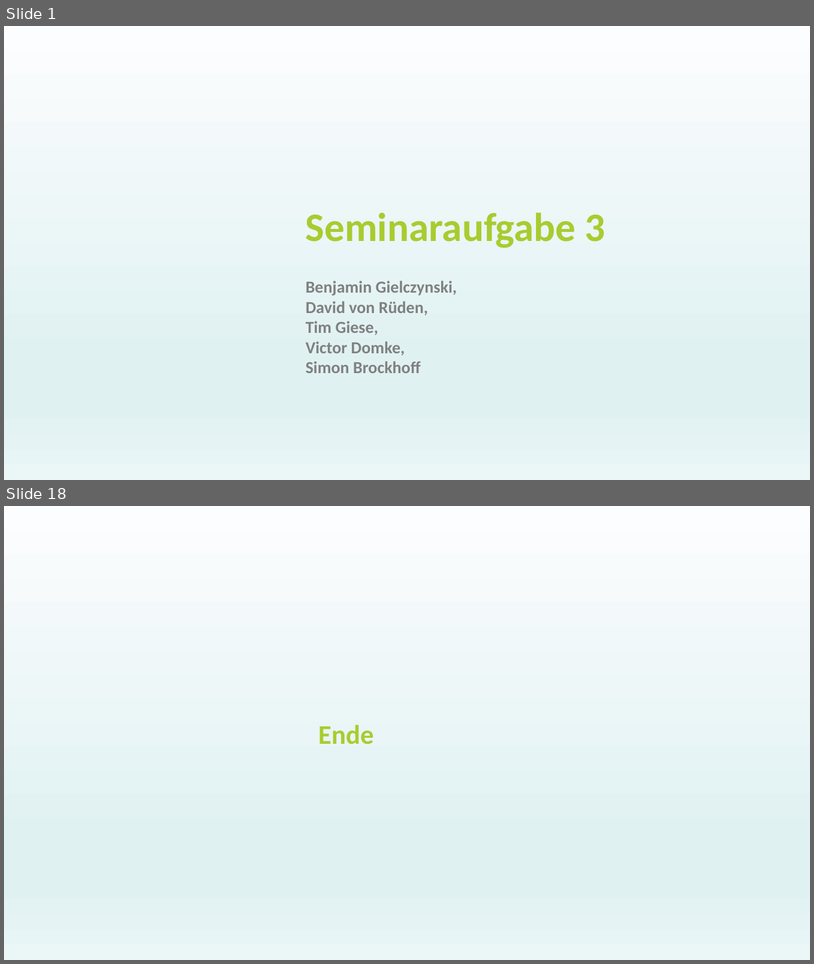
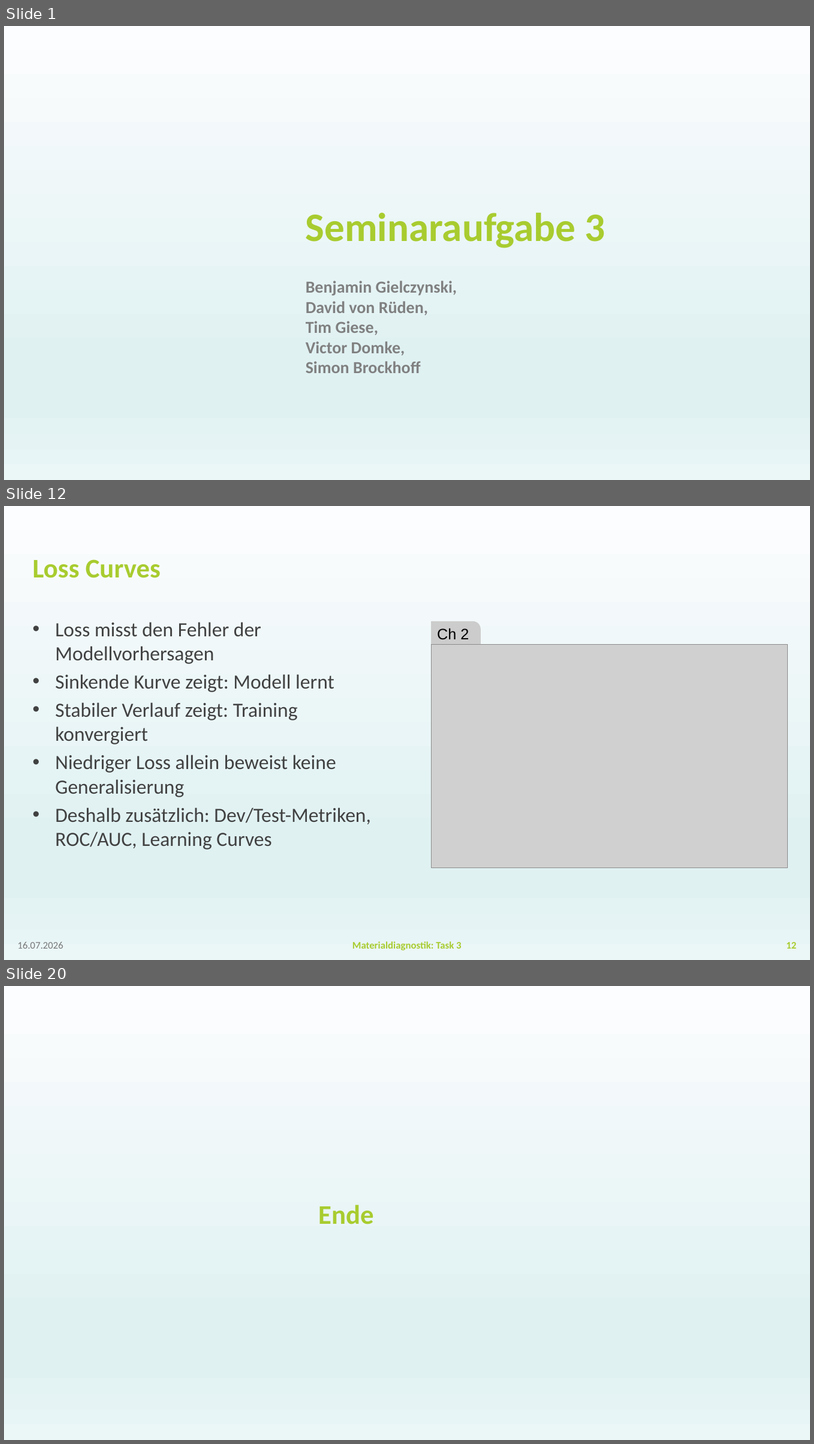
Before and after one commit to BGielczynski/AI_diagnostics, a slide deck: Task_3/Task3Powerpoint.pptx. Shown one above the other, each under a label of ours: slides 1 and 18 before the commit, slides 1, 12 and 20 after it; the slides between them are not shown. The pictures are 814x964 and 814x1444 pixels, drawn with LibreOffice and Linux fonts; fonts in the diff are those of the drawing; grey boxes stand for pictures; background and template pictures are left out. Boxes give left, top, right and bottom in pixels: in the first picture for what was removed or moved away, otherwise in the second. Text is boxed around its words. In the diff, an @@ line names an element or a change of style, - is before the commit and + after.

```diff
--- a/Task_3/Task3Powerpoint.pptx
+++ b/Task_3/Task3Powerpoint.pptx
@@ slide 12 added at box(4, 506, 810, 960), background gradient #FCFDFE to #E0F1F2 to #EBF6F7 @@
@@ title added at box(33, 559, 161, 578), 32 pt, text #A8CC2F, bold @@
+Loss Curves
@@ text added at box(55, 622, 371, 849), 24 pt, text #414141 @@
+• Loss misst den Fehler der Modellvorhersagen
+• Sinkende Kurve zeigt: Modell lernt
+• Stabiler Verlauf zeigt: Training konvergiert
+• Niedriger Loss allein beweist keine Generalisierung
+• Deshalb zusätzlich: Dev/Test-Metriken, ROC/AUC, Learning Curves
@@ round rect added at box(431, 621, 481, 667), fill #CCCCCC, 18 pt, text #000000 @@
+Ch 2
@@ picture added at box(431, 645, 788, 867) @@
@@ text added at box(18, 941, 63, 948), 12 pt, text #797979 @@
+16.07.2026
@@ text added at box(353, 941, 461, 950), 12 pt, text #A8CC2F, bold @@
+Materialdiagnostik: Task 3
@@ page number added at box(786, 942, 797, 948), 12 pt, text #A8CC2F, bold @@
+12
@@ what was slide 18 is now slide 20 @@
```
Also in this commit, not shown: 9 slides changed, 8 other slides added, 7 slides removed, 3 other files.
